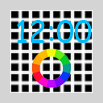
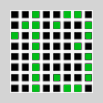
Layered file, before and after one edit (103x103). Changes by layer:
added layer "Layer 0 copy 2" above "12:00 copy" over [11,11,92,92]
hid "12:00 copy" over [17,20,92,43]
hid "Layer 5" over [32,48,71,88]
